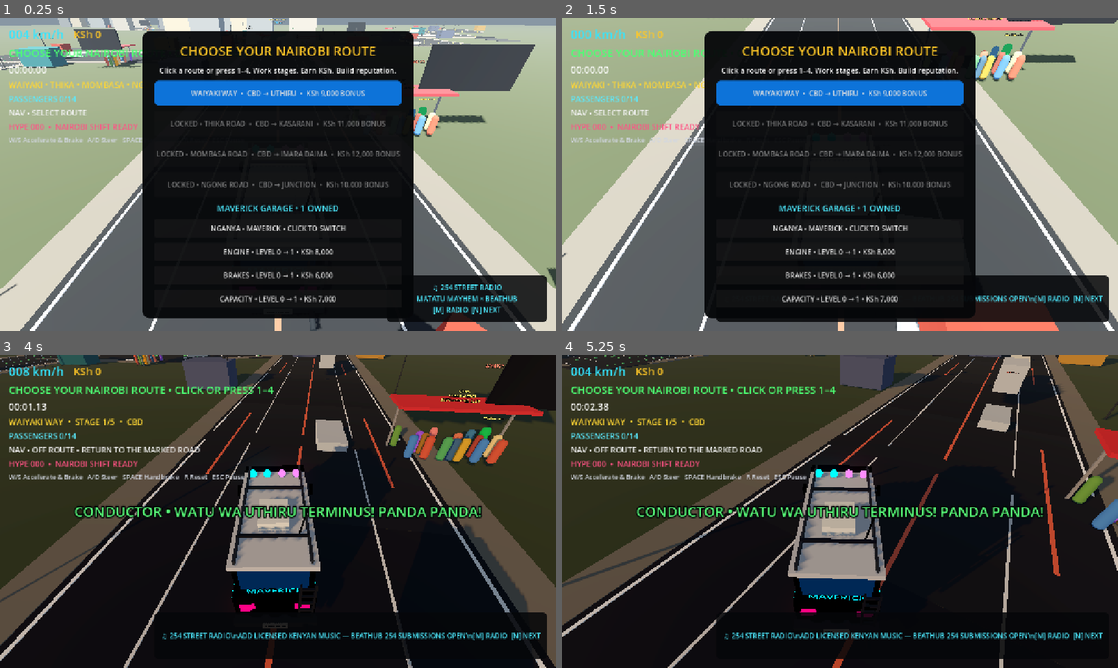
Above: before the commit, frames 1-4 (two rows, left to right).
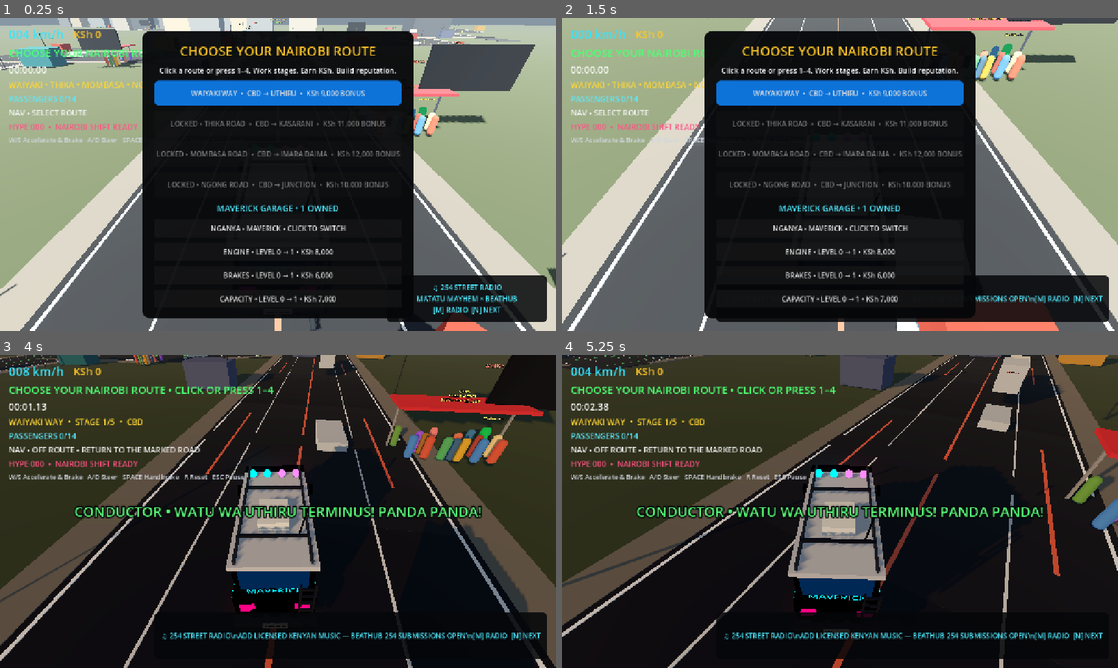
Above: after the commit, the same moments.

Repository: beathubonline-arch/Matatu-Mayhem
Game: Godot game, scene res://scenes/main/Main.tscn
Two runs of this game, one before a commit and one after it. Both use one fixed random seed, a clock stepped at 60 frames per second and the inputs below.
Inputs (mouse positions are in pixels of both pictures, inside the frame that each line leads up to):
- Up to frame 1 (0.25 s): no input
- Up to frame 2 (1.5 s): tap A (steer_left) at 0.5, 1.25 s; move the mouse to (962, 158) at 0.52 s; hold D (steer_right) 0.53-1.28 s; hold N (radio_next) 0.53-1.28 s; click (962, 158) at 0.67 s; move the mouse to (728, 190) at 1.27 s; hold S (brake) from 1.28 s (still down); tap M (radio_toggle) at 1.35 s
- Up to frame 3 (4 s): tap A (steer_left) at 2, 2.75 s; move the mouse to (333, 442) at 2.02 s; release S (brake) at 2.03 s; hold D (steer_right) 2.03-2.78 s; tap L at 2.1 s; move the mouse to (250, 574) at 2.77 s; hold W (accelerate) 2.78-3.53 s; tap 1 at 2.85 s; click (250, 574) at 2.92 s; move the mouse to (444, 558) at 3.52 s; hold A (steer_left) from 3.53 s (still down); tap 2 at 3.6 s
- Up to frame 4 (5.25 s): move the mouse to (673, 464) at 4.27 s; tap 3 at 4.35 s; move the mouse to (867, 511) at 5.02 s; release A (steer_left) at 5.03 s; hold S (brake) from 5.03 s (still down); tap 4 at 5.1 s; click (867, 511) at 5.17 s

The runs differ from the first frame. In frame 1, 0.3% of the frame differs, in the area x 17-84%, y 0-9%; in frame 2, nothing differs; in frame 3, less than 0.1%; in frame 4, nothing differs.
Error in both runs: Invalid call. Nonexistent function 'get_corridor' in base 'Nil'. (res://scripts/gameplay/CorridorServiceManager.gd:326)

Commit message:
Give Nairobi corridors stronger visual identity

Diff:
--- a/scripts/environment/NairobiRouteNetwork.gd
+++ b/scripts/environment/NairobiRouteNetwork.gd
@@ -113,6 +113,7 @@
 		_other_corridor_landmarks(data, corridor_index)
 	_corridor_gateway(data, corridor_index)
 	_add_route_furniture(data, corridor_index)
+	_add_corridor_identity(data, corridor_index)
 
 func _stage_visual_position(route_points: Array, service_point: Vector3) -> Vector3:
 	var best_index := 0
@@ -522,7 +523,7 @@
 		# Route-number signs make the world readable without staring at HUD text.
 		if i % 2 == 0:
 			var sign := Label3D.new()
-			sign.text = "%s  •  %s" % [String(data["name"]), String(data["stops"][mini(i / 2, data["stops"].size() - 1)])]
+			sign.text = "%s  •  %s" % [String(data["name"]), String(data["stops"][mini(int(i / 2), data["stops"].size() - 1)])]
 			sign.position = mid + right * 10.8 + Vector3.UP * 3.8
 			sign.font_size = 24
 			sign.pixel_size = 0.006
@@ -531,7 +532,7 @@
 			add_child(sign)
 		# Common Nairobi roadside clutter: barriers, kiosks and utility poles.
 		if i % 3 == 1:
-			_roadside_shop(mid - right * 12.5, String(data["stops"][mini(i / 3, data["stops"].size() - 1)]), i + corridor_index * 7)
+			_roadside_shop(mid - right * 12.5, String(data["stops"][mini(int(i / 3), data["stops"].size() - 1)]), i + corridor_index * 7)
 		for side in [-1.0, 1.0]:
 			var pole := MeshInstance3D.new()
 			var pole_mesh := CylinderMesh.new()
@@ -581,3 +582,53 @@
 		lane.outline_size = 7
 		lane.modulate = Color(String(data["color"]))
 		hub.add_child(lane)
+
+
+func _add_corridor_identity(data: Dictionary, corridor_index: int) -> void:
+	var service_points: Array = data["service_points"]
+	var stops: Array = data["stops"]
+	var accent := Color(String(data["color"]))
+	for i in range(service_points.size()):
+		var base: Vector3 = get_stage_waiting_position(corridor_index, i)
+		var direction: Vector3 = get_stage_direction(corridor_index, i)
+		var right := Vector3(direction.z, 0.0, -direction.x)
+		var marker := Label3D.new()
+		marker.text = "📍 %s" % String(stops[i]).to_upper()
+		marker.position = base + right * 3.2 + Vector3.UP * 6.2
+		marker.font_size = 32
+		marker.pixel_size = 0.006
+		marker.outline_size = 9
+		marker.modulate = accent
+		add_child(marker)
+	# Give each corridor a recognisable silhouette without expensive imported assets.
+	var mid_index: int = clampi(int(service_points.size() / 2), 0, service_points.size() - 1)
+	var centre: Vector3 = service_points[mid_index]
+	match corridor_index:
+		0:
+			_landmark_block(centre + Vector3(-18, 0, -10), Vector3(13, 26, 10), "WESTLANDS\nSKYLINE", accent)
+		1:
+			_landmark_block(centre + Vector3(18, 0, -8), Vector3(18, 8, 12), "THIKA SUPERHIGHWAY\nINTERCHANGE", accent)
+		2:
+			_landmark_block(centre + Vector3(17, 0, 12), Vector3(20, 11, 14), "INDUSTRIAL AREA\nMOMBASA ROAD", accent)
+		3:
+			_landmark_block(centre + Vector3(-16, 0, 12), Vector3(15, 10, 12), "NGONG ROAD\nCITY LIFE", accent)
+
+func _landmark_block(pos: Vector3, size: Vector3, title: String, accent: Color) -> void:
+	var block := MeshInstance3D.new()
+	var mesh := BoxMesh.new()
+	mesh.size = size
+	block.mesh = mesh
+	block.position = pos + Vector3.UP * size.y * 0.5
+	var mat := StandardMaterial3D.new()
+	mat.albedo_color = Color("4a5058")
+	mat.roughness = 0.78
+	block.material_override = mat
+	add_child(block)
+	var label := Label3D.new()
+	label.text = title
+	label.position = pos + Vector3(0, size.y + 2.0, 0)
+	label.font_size = 34
+	label.pixel_size = 0.006
+	label.outline_size = 9
+	label.modulate = accent
+	add_child(label)
